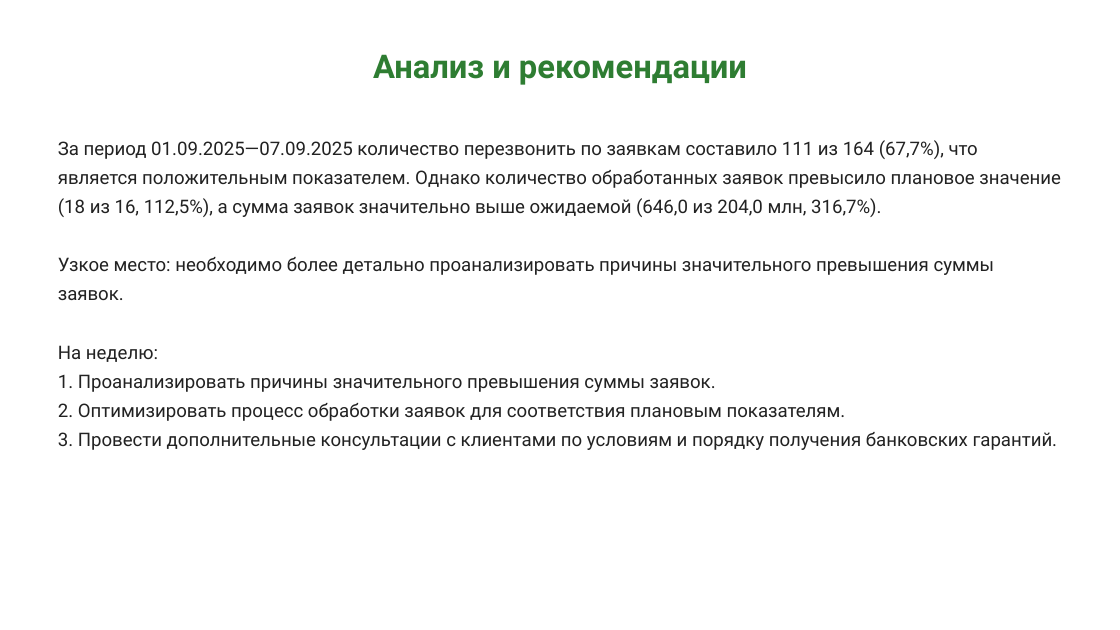
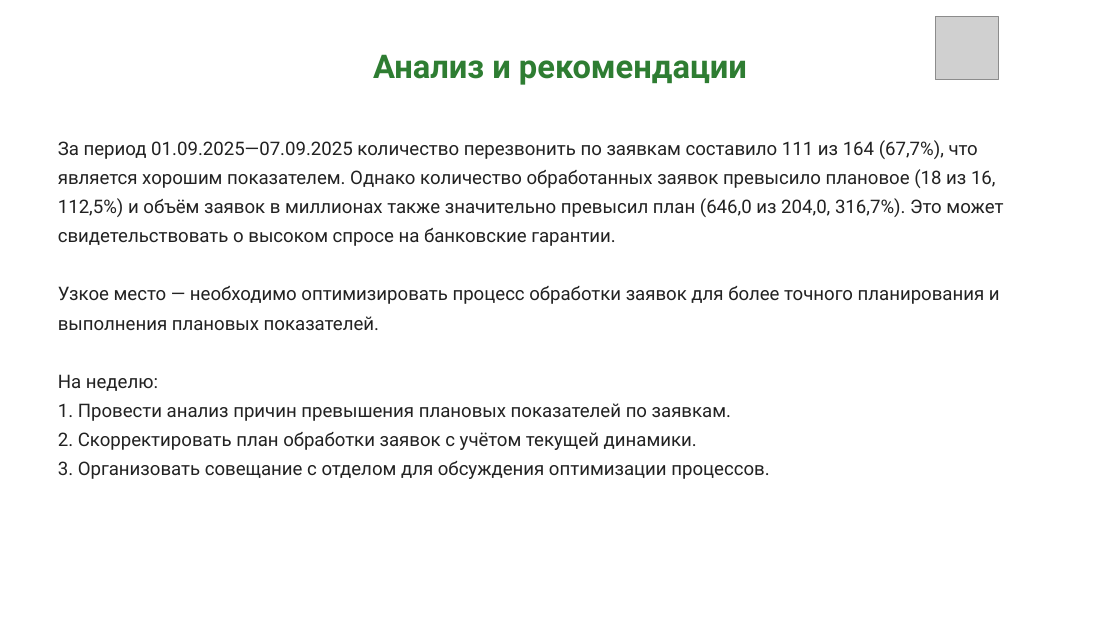
Before and after one commit to Vantorrr/otchet, a slide deck: slide 3 of brief_compliant_20250901_20250907.pptx. Drawn at 1120x630 pixels with LibreOffice and Linux fonts; fonts in the diff are those of the drawing; grey boxes stand for pictures. Boxes give left, top, right and bottom in pixels: in the first picture for what was removed or moved away, otherwise in the second. Text is boxed around its words. In the diff, an @@ line names an element or a change of style, - is before the commit and + after.

```diff
--- a/brief_compliant_20250901_20250907.pptx
+++ b/brief_compliant_20250901_20250907.pptx
@@ picture added at (x1=935, y1=17, x2=998, y2=80) @@
@@ text at (x1=58, y1=140, x2=1003, y2=330): text changed @@
-За период 01.09.2025—07.09.2025 количество перезвонить по заявкам составило 111 из 164 (67,7%), что является положительным показателем. Однако количество обработанных заявок превысило плановое значение (18 из 16, 112,5%), а сумма заявок значительно выше ожидаемой (646,0 из 204,0 млн, 316,7%).
-Узкое место: необходимо более детально проанализировать причины значительного превышения суммы заявок.
+За период 01.09.2025—07.09.2025 количество перезвонить по заявкам составило 111 из 164 (67,7%), что является хорошим показателем. Однако количество обработанных заявок превысило плановое (18 из 16, 112,5%) и объём заявок в миллионах также значительно превысил план (646,0 из 204,0, 316,7%). Это может свидетельствовать о высоком спросе на банковские гарантии.
+Узкое место — необходимо оптимизировать процесс обработки заявок для более точного планирования и выполнения плановых показателей.
@@ text at (x1=58, y1=403, x2=769, y2=479): text changed @@
-1. Проанализировать причины значительного превышения суммы заявок.
-2. Оптимизировать процесс обработки заявок для соответствия плановым показателям.
-3. Провести дополнительные консультации с клиентами по условиям и порядку получения банковских гарантий.
+1. Провести анализ причин превышения плановых показателей по заявкам.
+2. Скорректировать план обработки заявок с учётом текущей динамики.
+3. Организовать совещание с отделом для обсуждения оптимизации процессов.
```
Also in this commit, not shown: 7 other slides changed, 1 slide added, 1 slide removed, 1 other file.
